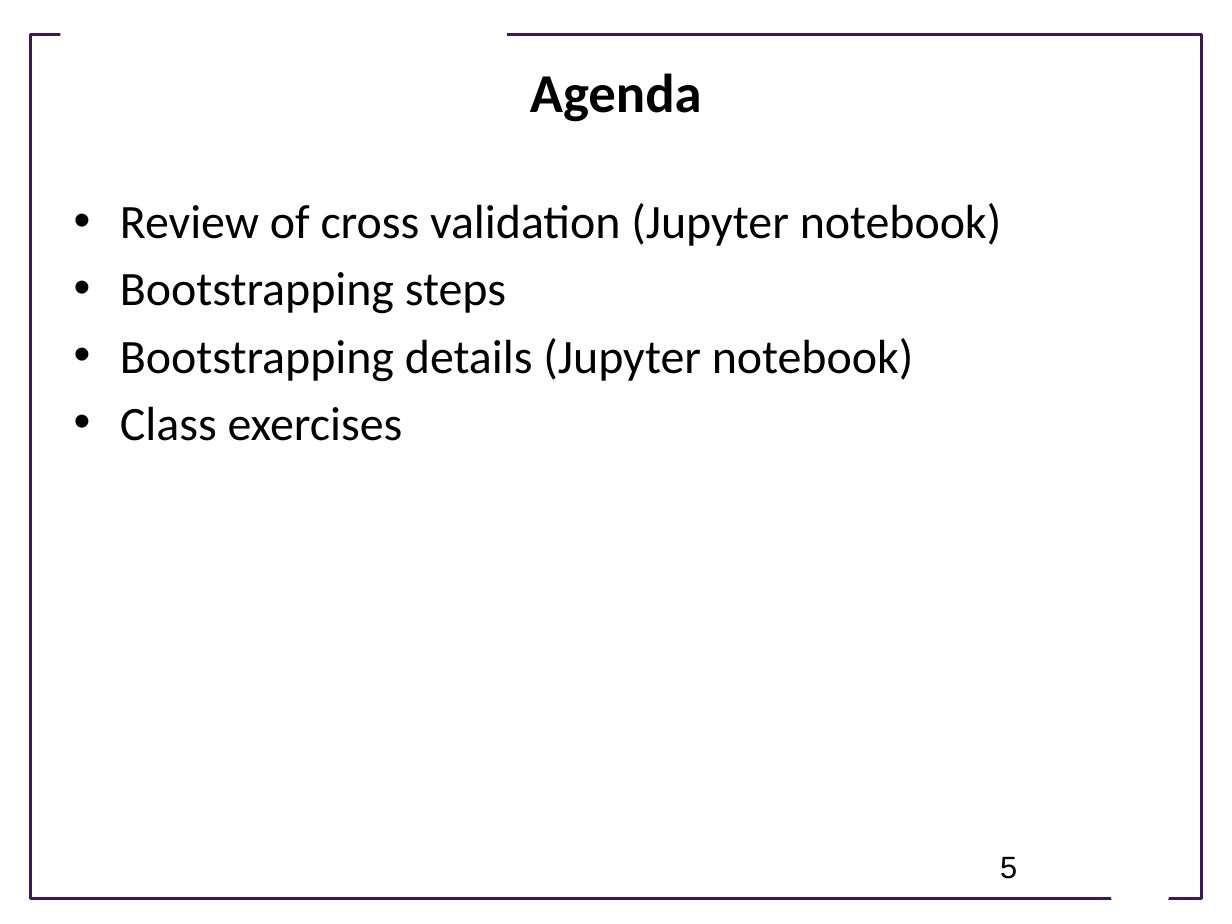
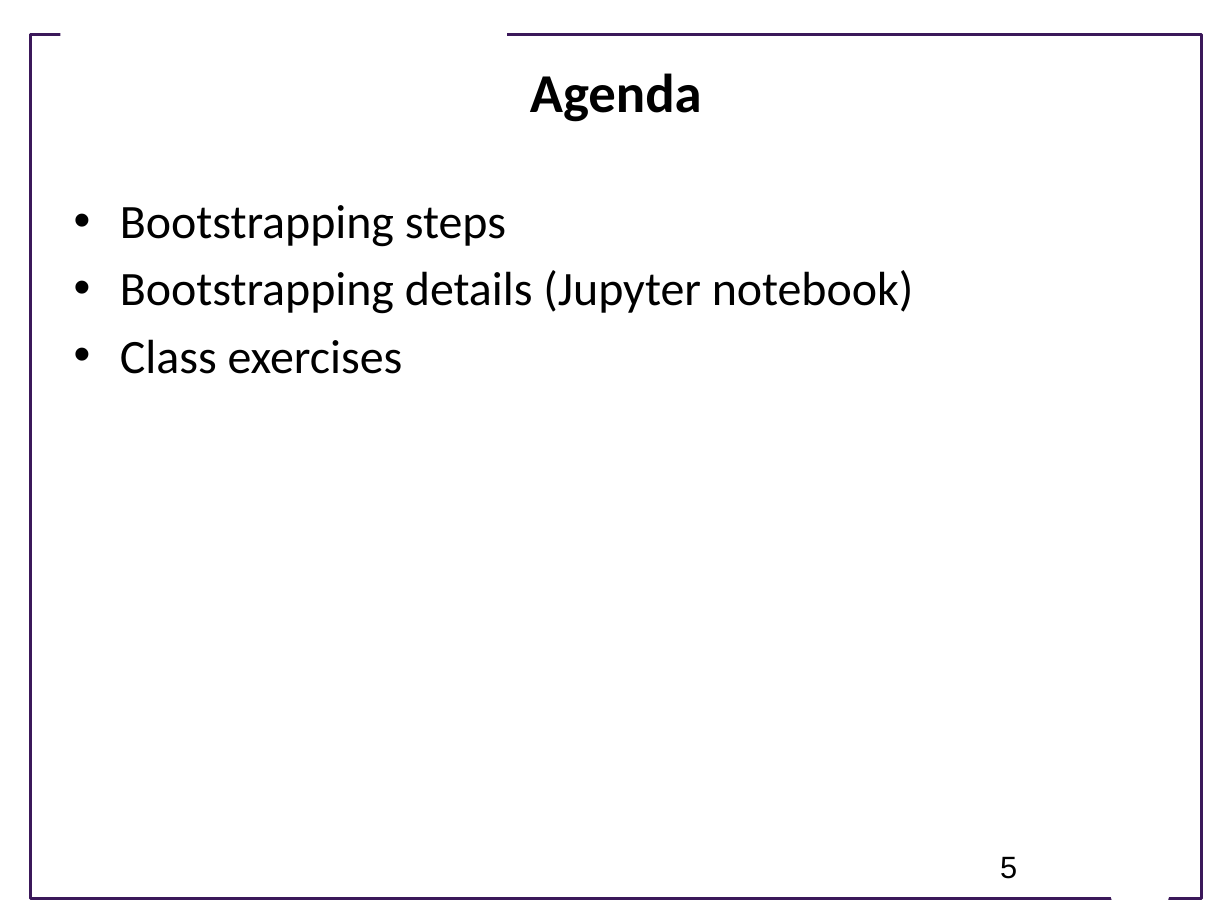
Before and after one commit to ModelEngineering/advancing-biomedical-models, a slide deck: slide 5 of lectures/lecture_11/Lecture_11_Parameter_Confidence_Intervals_With_Bootstrapping.pptx. Drawn at 1232x924 pixels with LibreOffice and Linux fonts; fonts in the diff are those of the drawing; background and template pictures are left out. Boxes give left, top, right and bottom in pixels: in the first picture for what was removed or moved away, otherwise in the second. Text is boxed around its words. In the diff, an @@ line names an element or a change of style, - is before the commit and + after.

```diff
--- a/lectures/lecture_11/Lecture_11_Parameter_Confidence_Intervals_With_Bootstrapping.pptx
+++ b/lectures/lecture_11/Lecture_11_Parameter_Confidence_Intervals_With_Bootstrapping.pptx
@@ text at (120, 203, 1002, 246): paragraph removed @@
-• Review of cross validation (Jupyter notebook)
```
Also in this commit, not shown: 2 other slides changed, 5 slides added, 1 slide removed.
